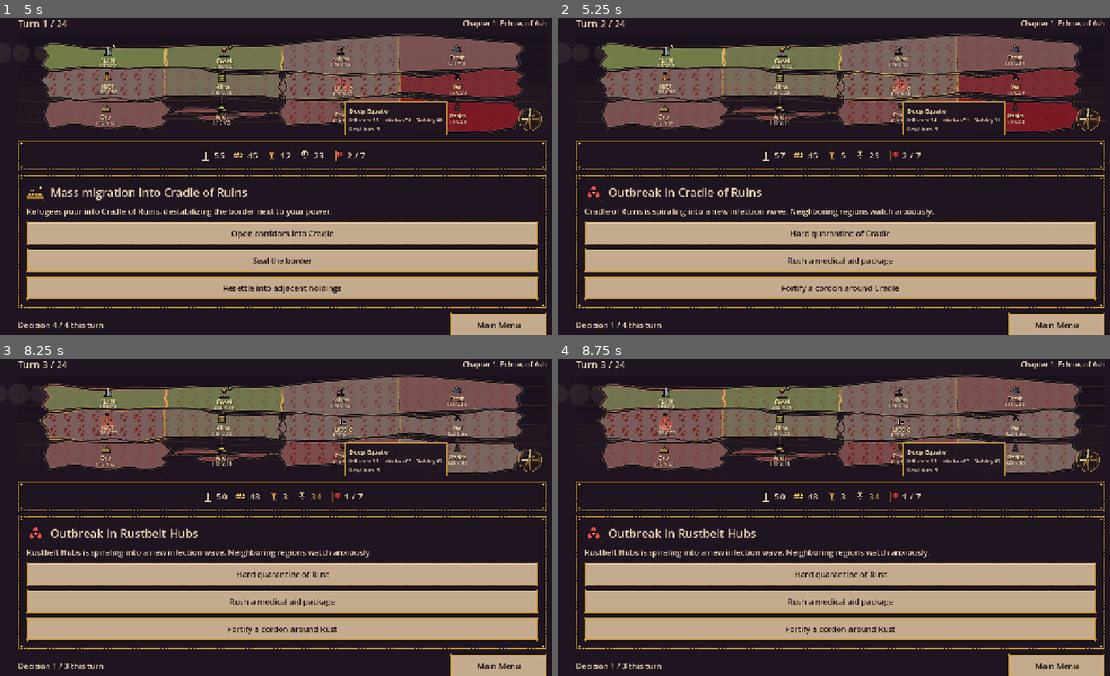
Above: before the commit, frames 1-4 (two rows, left to right).
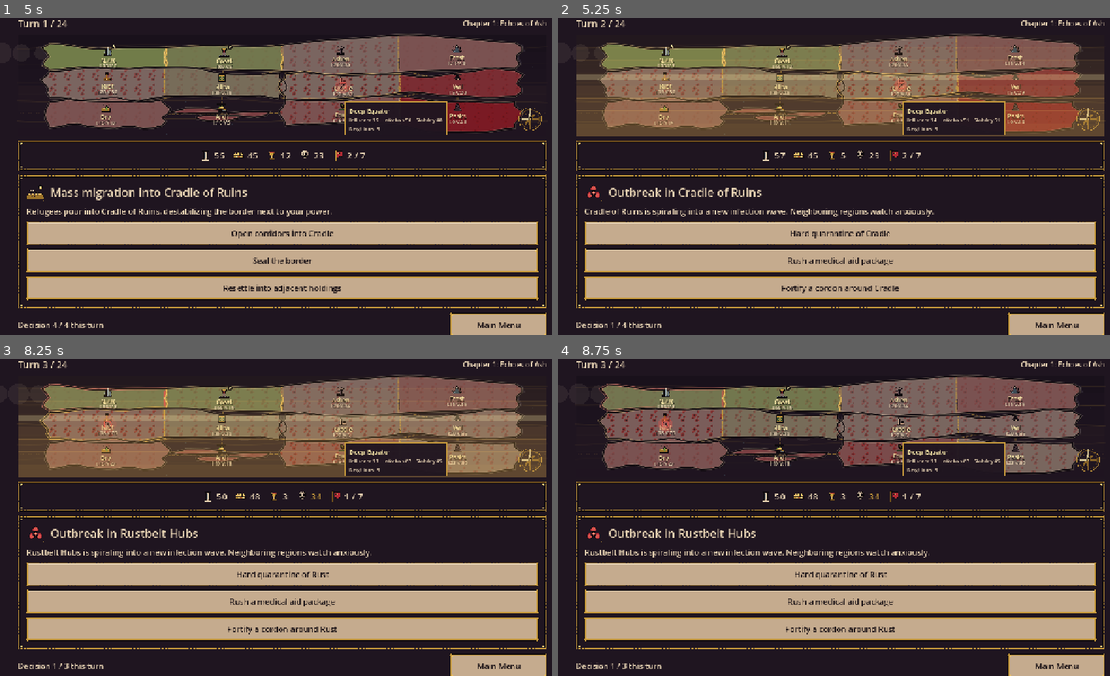
Above: after the commit, the same moments.

Repository: josemarnaiz/civplaguerush
Game: Godot game, scene res://scenes/MainMenu.tscn
Two runs of this game, one before a commit and one after it. Both use one fixed random seed, a clock stepped at 60 frames per second and the inputs below.
Inputs (mouse positions are in pixels of both pictures, inside the frame that each line leads up to):
- Up to frame 1 (5 s): click "Start Run" at 0.5 s; tap Enter at 1.25 s; drag from (281, 71) to (336, 106) at 1.27 s; drag from (171, 192) to (253, 239) at 2.02 s; click "Infrastructure push in Silica" at 2.75 s; click "Deploy loyalist cadre" at 3.5 s; click "Open emergency imports" at 4.25 s
- Up to frame 2 (5.25 s): click "Open corridors into Cradle" at 5 s
- Up to frame 3 (8.25 s): click "Hard quarantine of Cradle" at 5.75 s; click "Pay the support package" at 6.5 s; click "Infiltrate and co-opt" at 7.25 s; click "Ration aggressively" at 8 s
- Up to frame 4 (8.75 s): no input

Frame 1 is identical in both runs. In frame 2, 14% of the frame differs, in the area x 3-99%, y 9-38%; in frame 3, 14%; in frame 4, nothing differs.

Commit message:
Wire turn-flash trigger from run scene into region map
Made-with: Cursor

Diff:
--- a/scripts/run_scene.gd
+++ b/scripts/run_scene.gd
@@ -301,6 +301,8 @@
 	_emit_control_loss_feedback()
 	world_simulation.advance_turn()
 	_refresh_region_map()
+	if region_map and region_map.has_method("trigger_turn_flash"):
+		region_map.trigger_turn_flash(0.65)
 	var evaluation: Dictionary = world_simulation.evaluate_outcome()
 	if String(evaluation.get("outcome", "ongoing")) == "ongoing":
 		_start_turn()
